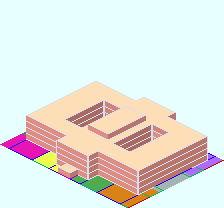
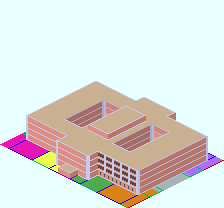
Two versions of the same layered image (224px x 208px). Layer-by-layer changes:
added layer "クリップボード" in group "Texture" over [100, 172, 133, 191]
painted on "TeX_Spn" over [26, 81, 208, 195]
painted on "TeX_Fl" over [28, 82, 206, 172]
painted on "TeX_Wall" over [26, 81, 208, 195]
added layer "Windows" in group "Texture" over [98, 152, 136, 186]
